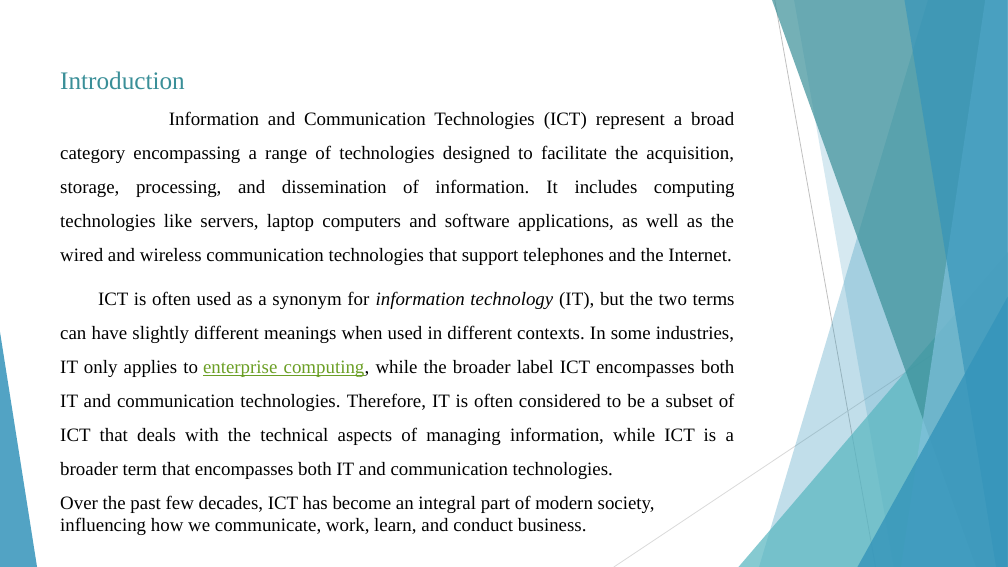
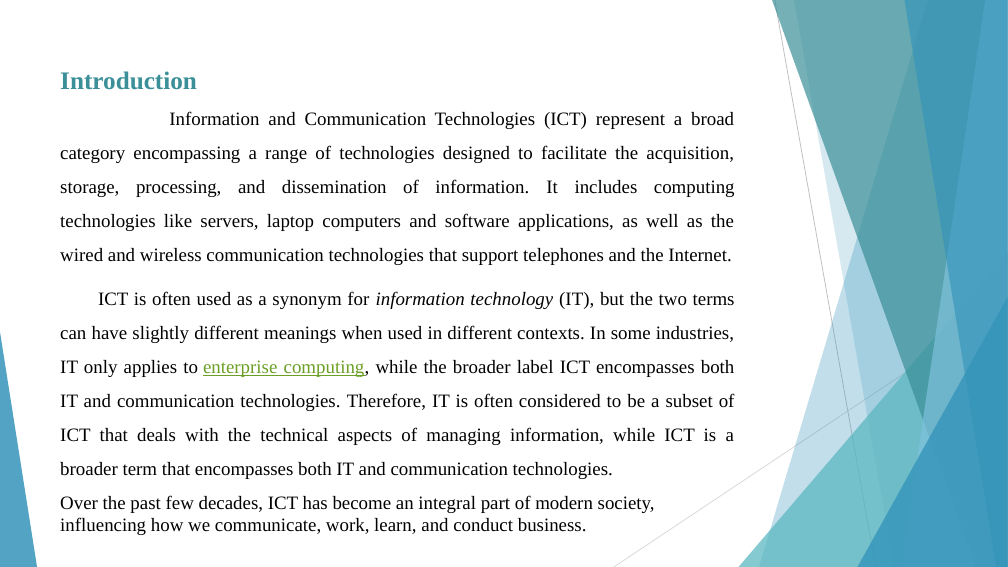
Before and after one commit to kamiri-lilia/projet-final, a slide deck: slide 3 of TIC_PP.pptx. Drawn at 1008x567 pixels with LibreOffice and Linux fonts; fonts in the diff are those of the drawing. Boxes give left, top, right and bottom in pixels: in the first picture for what was removed or moved away, otherwise in the second. Text is boxed around its words. In the diff, an @@ line names an element or a change of style, - is before the commit and + after.

```diff
--- a/TIC_PP.pptx
+++ b/TIC_PP.pptx
@@ text at (60, 71, 197, 90): bold on in "Introduction" @@
```
Also in this commit, not shown: 8 other slides changed, 8 slides added.
